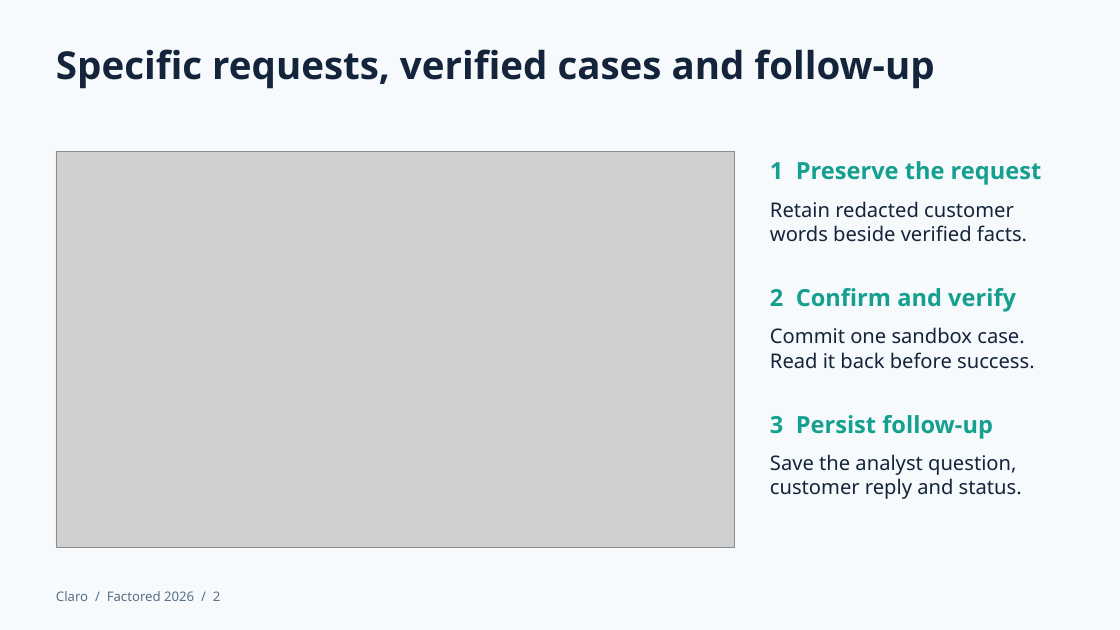
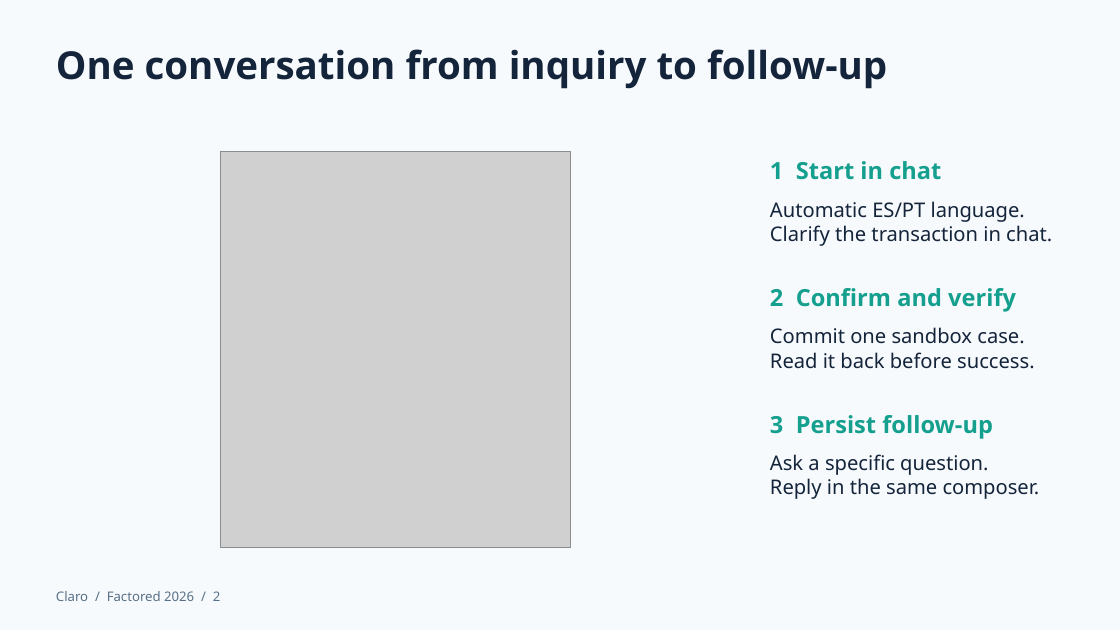
Before and after one commit to nicoceron/factored-hackathon-2026-nicoceron, a slide deck: slide 2 of submission/Claro-Hackathon-2026.pptx. Drawn at 1120x630 pixels with LibreOffice and Linux fonts; fonts in the diff are those of the drawing; grey boxes stand for pictures. Boxes give left, top, right and bottom in pixels: in the first picture for what was removed or moved away, otherwise in the second. Text is boxed around its words. In the diff, an @@ line names an element or a change of style, - is before the commit and + after.

Commit message:
Make banking support chat-first and strengthen grounded workflow checks

```diff
--- a/submission/Claro-Hackathon-2026.pptx
+++ b/submission/Claro-Hackathon-2026.pptx
@@ text at (x1=56, y1=49, x2=887, y2=89): text changed @@
-Specific requests, verified cases and follow-up
+One conversation from inquiry to follow-up
@@ picture resized from (x1=56, y1=151, x2=735, y2=548) to (x1=220, y1=151, x2=571, y2=548) @@
@@ text at (x1=770, y1=161, x2=941, y2=180): text changed @@
-1 Preserve the request
+1 Start in chat
@@ text at (x1=770, y1=201, x2=1052, y2=246): text changed @@
-Retain redacted customer
-words beside verified facts.
+Automatic ES/PT language.
+Clarify the transaction in chat.
@@ text at (x1=770, y1=454, x2=1040, y2=499): text changed @@
-Save the analyst question,
-customer reply and status.
+Ask a specific question.
+Reply in the same composer.
```
Also in this commit, not shown: 3 other slides changed, 56 other files.
